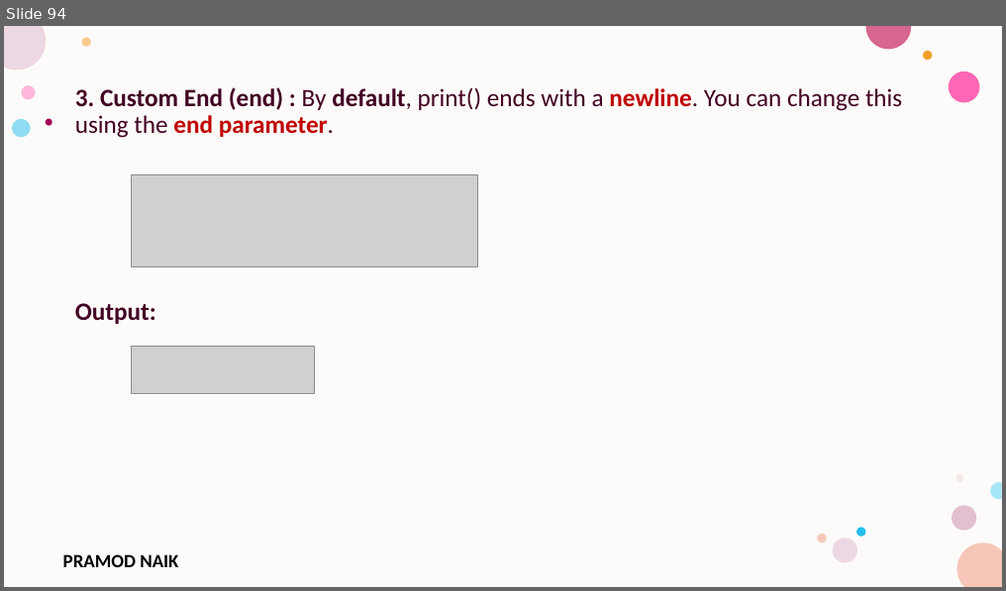
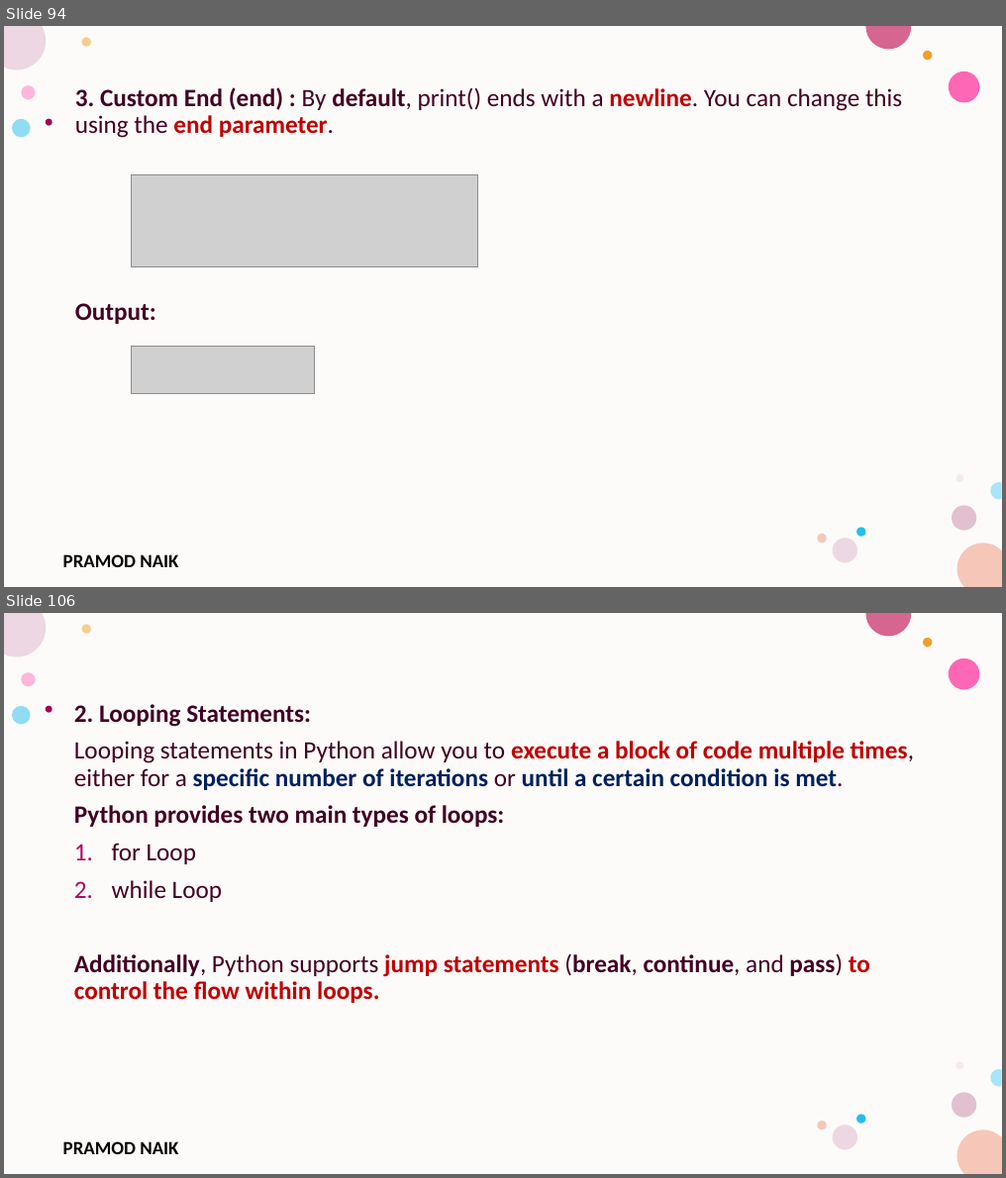
Before and after one commit to PRAMOD-VISHNU-NAIK/MCA-4th-Sem-Python-Shridevi-College, a slide deck: Theory Class-Notes/Module-1 Python Basic Concepts and Programming.pptx. Shown one above the other, each under a label of ours: slide 94 before the commit, slides 94 and 106 after it; the slides between them are not shown. The pictures are 1006x591 and 1006x1178 pixels, drawn with LibreOffice and Linux fonts; fonts in the diff are those of the drawing; grey boxes stand for pictures; background and template pictures are left out. Boxes give left, top, right and bottom in pixels: in the first picture for what was removed or moved away, otherwise in the second. Text is boxed around its words. In the diff, an @@ line names an element or a change of style, - is before the commit and + after.

```diff
--- a/Theory Class-Notes/Module-1 Python Basic Concepts and Programming.pptx
+++ b/Theory Class-Notes/Module-1 Python Basic Concepts and Programming.pptx
@@ slide 106 added at [4, 613, 1002, 1174], background #FFFFFF; not listed: 17 template elements that a slide beside it also shows @@
@@ text added at [74, 704, 914, 1003], 24 pt, text #420023, bold @@
+2. Looping Statements:
+Looping statements in Python allow you to execute a block of code multiple times, either for a specific number of iterations or until a certain condition is met.
+Python provides two main types of loops:
+1. for Loop
+2. while Loop
+Additionally, Python supports jump statements (break, continue, and pass) to control the flow within loops.
```
Also in this commit, not shown: 1 slide changed, 42 other slides added, 1 slide removed.
